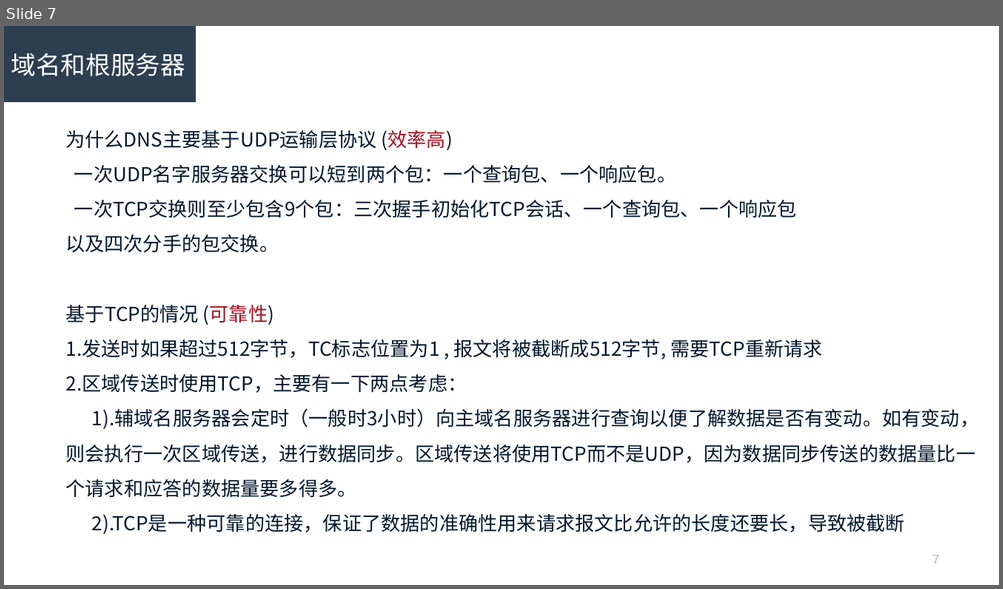
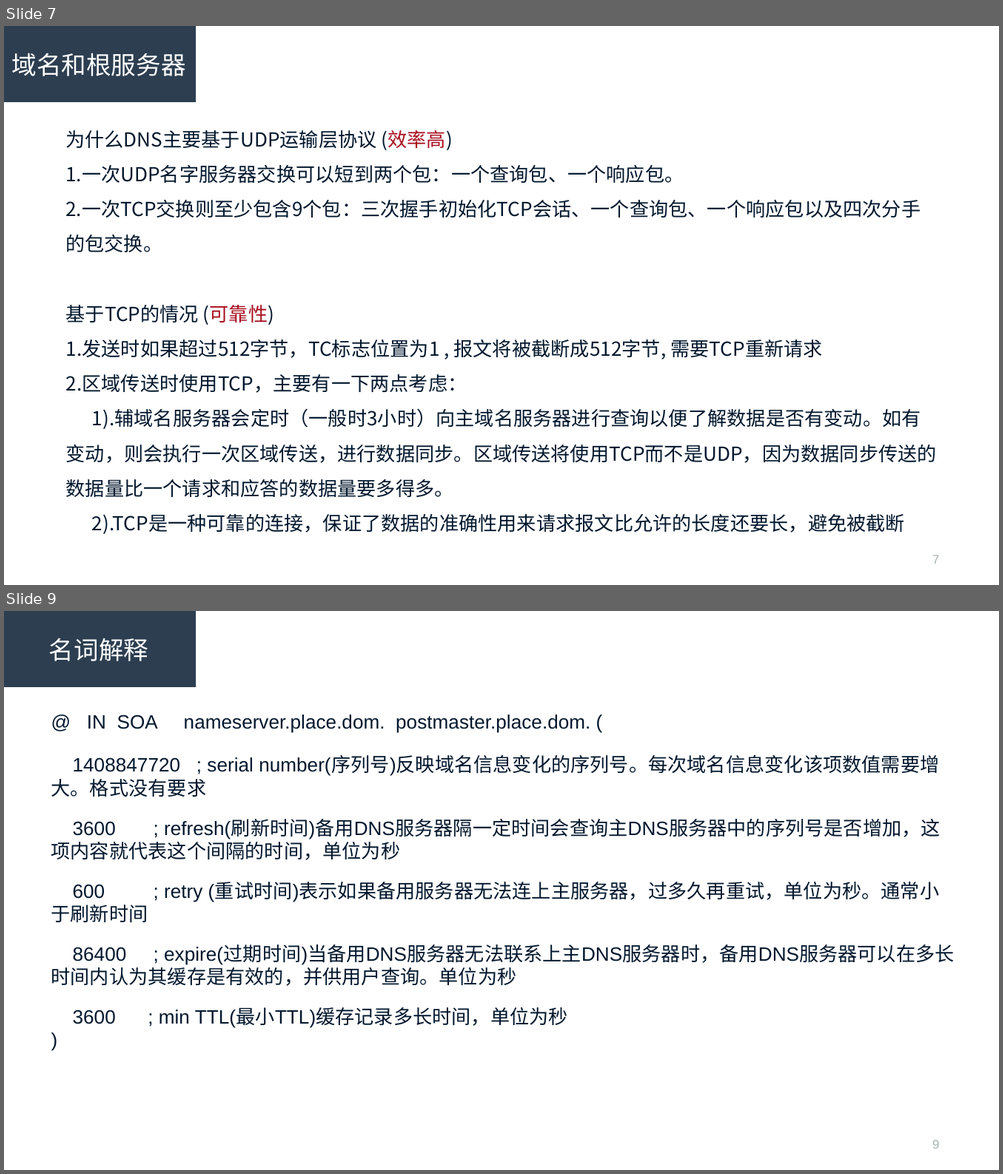
Before and after one commit to R-Lin/Simple_scripts, a slide deck: dns.ppt. Shown one above the other, each under a label of ours: slide 7 before the commit, slides 7 and 9 after it; the slides between them are not shown. The pictures are 1003x589 and 1003x1174 pixels, drawn with LibreOffice and Linux fonts; fonts in the diff are those of the drawing. Boxes give left, top, right and bottom in pixels: in the first picture for what was removed or moved away, otherwise in the second. Text is boxed around its words. In the diff, an @@ line names an element or a change of style, - is before the commit and + after.

```diff
--- a/dns.ppt
+++ b/dns.ppt
@@ slide 9 added at [4, 611, 999, 1170], background #FFFFFF @@
@@ rectangle added at [4, 611, 196, 686], fill #2C3E50, 18 pt, text #FFFFFF @@
+名词解释
@@ text added at [51, 715, 954, 1028], 14 pt, text #02172D @@
+@ IN SOA nameserver.place.dom. postmaster.place.dom. (
+1408847720 ; serial number(序列号)反映域名信息变化的序列号。每次域名信息变化该项数值需要增大。格式没有要求
+3600 ; refresh(刷新时间)备用DNS服务器隔一定时间会查询主DNS服务器中的序列号是否增加，这项内容就代表这个间隔的时间，单位为秒
+600 ; retry (重试时间)表示如果备用服务器无法连上主服务器，过多久再重试，单位为秒。通常小于刷新时间
+86400 ; expire(过期时间)当备用DNS服务器无法联系上主DNS服务器时，备用DNS服务器可以在多长时间内认为其缓存是有效的，并供用户查询。单位为秒
+3600 ; min TTL(最小TTL)缓存记录多长时间，单位为秒
+)
@@ page number added at [932, 1140, 939, 1149], 9 pt, text #A7B1B2 @@
+9
@@ slide 7 changed as well @@
@@ text at [65, 165, 920, 252]: text changed @@
-一次UDP名字服务器交换可以短到两个包：一个查询包、一个响应包。
-一次TCP交换则至少包含9个包：三次握手初始化TCP会话、一个查询包、一个响应包以及四次分手的包交换。
+1.一次UDP名字服务器交换可以短到两个包：一个查询包、一个响应包。
+2.一次TCP交换则至少包含9个包：三次握手初始化TCP会话、一个查询包、一个响应包以及四次分手的包交换。
@@ text at [92, 514, 905, 534]: text changed @@
-2).TCP是一种可靠的连接，保证了数据的准确性用来请求报文比允许的长度还要长，导致被截断
+2).TCP是一种可靠的连接，保证了数据的准确性用来请求报文比允许的长度还要长，避免被截断
```
Also in this commit, not shown: 9 other slides changed, 10 other slides added, 5 slides removed.
